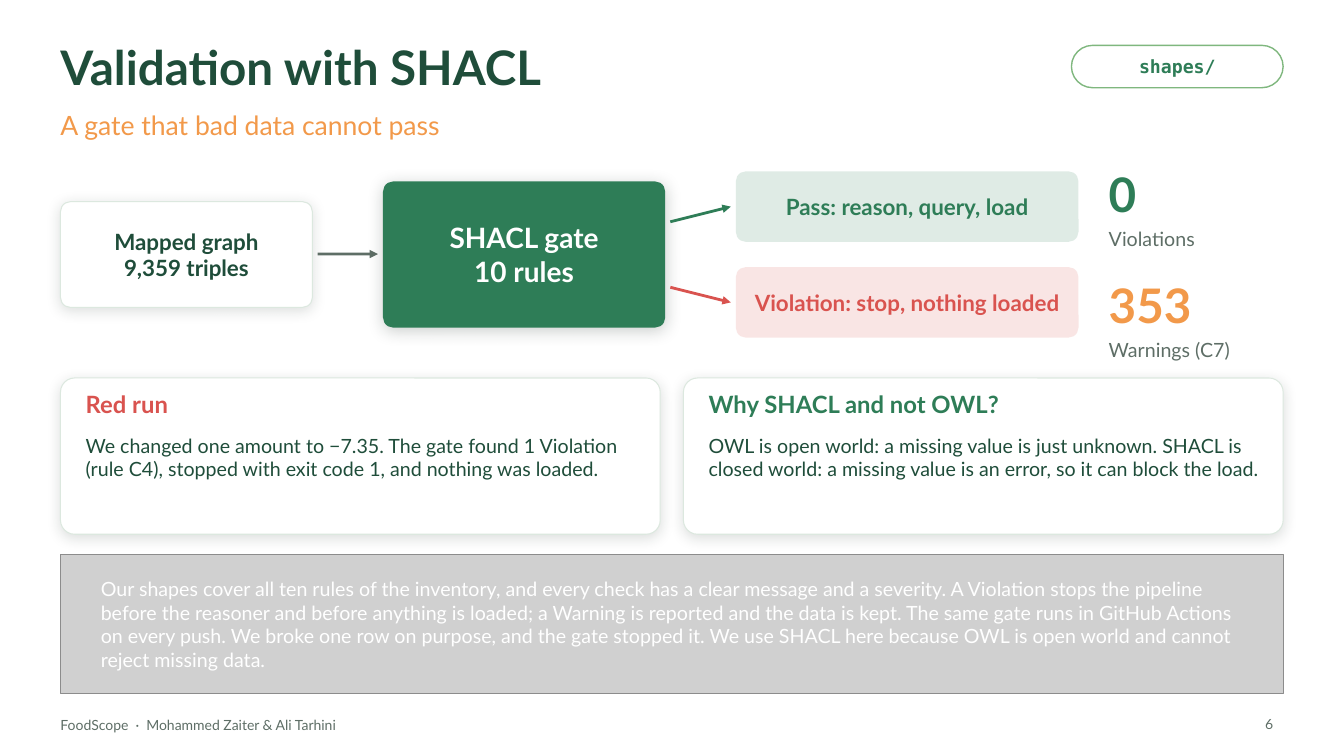
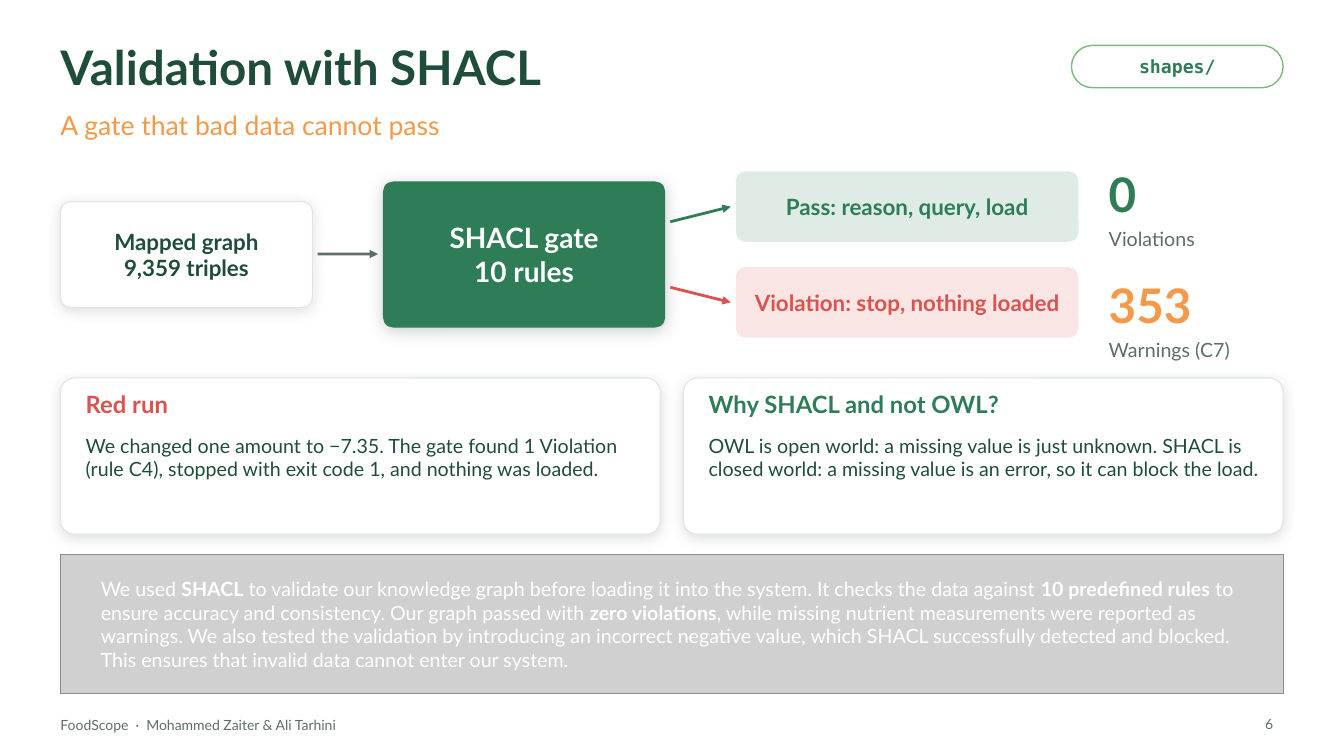
Before and after one commit to MohammedZaiter/knowledge-rep, a slide deck: slide 6 of presentation/FoodScope.pptx. Drawn at 1344x756 pixels with LibreOffice and Linux fonts; fonts in the diff are those of the drawing; grey boxes stand for pictures; background and template pictures are left out. Boxes give left, top, right and bottom in pixels: in the first picture for what was removed or moved away, otherwise in the second. Text is boxed around its words. In the diff, an @@ line names an element or a change of style, - is before the commit and + after.

```diff
--- a/presentation/FoodScope.pptx
+++ b/presentation/FoodScope.pptx
@@ text at (101,582,1233,670): text changed @@
-Our shapes cover all ten rules of the inventory, and every check has a clear message and a severity. A Violation stops the pipeline before the reasoner and before anything is loaded; a Warning is reported and the data is kept. The same gate runs in GitHub Actions on every push. We broke one row on purpose, and the gate stopped it. We use SHACL here because OWL is open world and cannot reject missing data.
+We used SHACL to validate our knowledge graph before loading it into the system. It checks the data against 10 predefined rules to ensure accuracy and consistency. Our graph passed with zero violations, while missing nutrient measurements were reported as warnings. We also tested the validation by introducing an incorrect negative value, which SHACL successfully detected and blocked. This ensures that invalid data cannot enter our system.
```
Also in this commit, not shown: 8 other slides changed, 1 slide removed.
